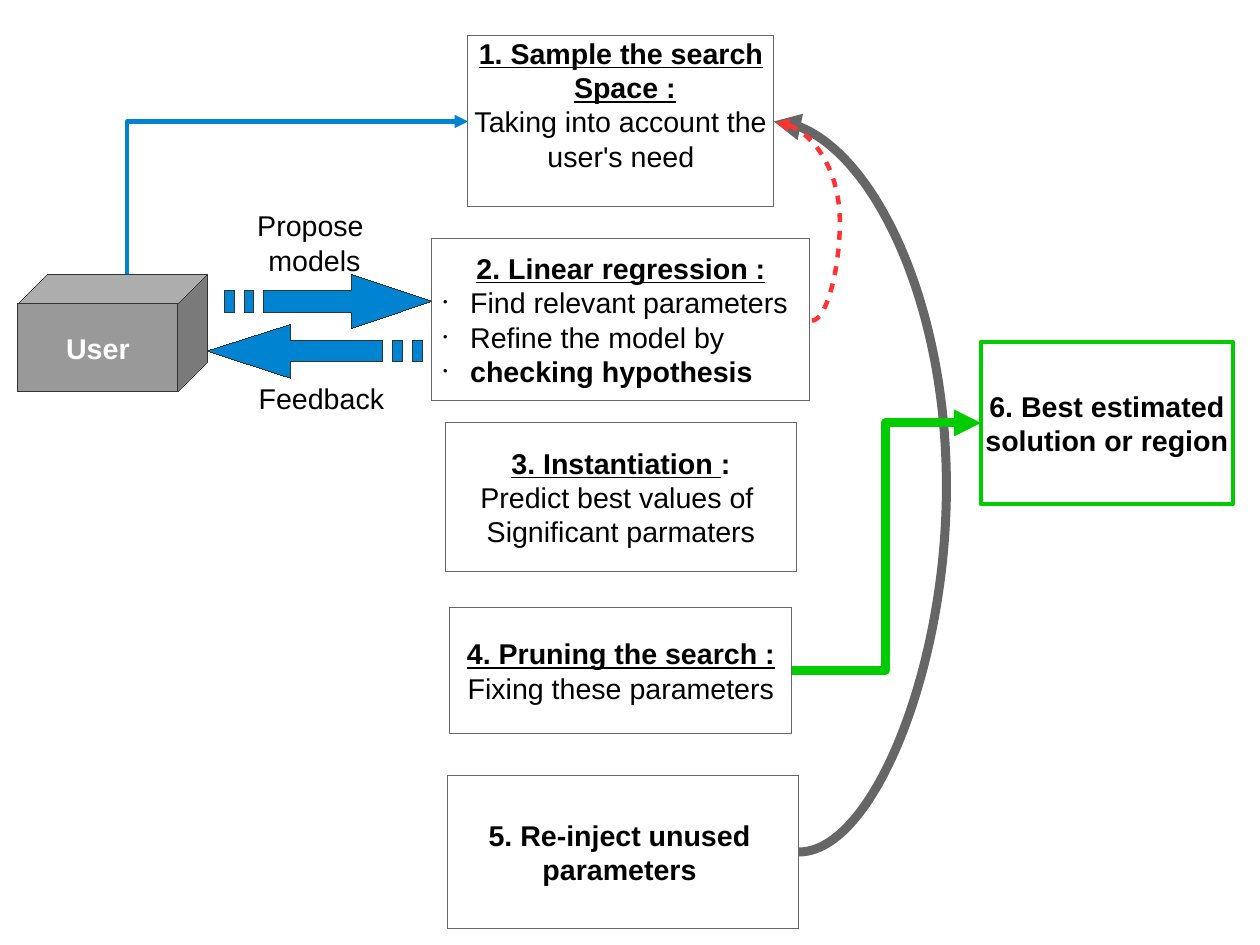
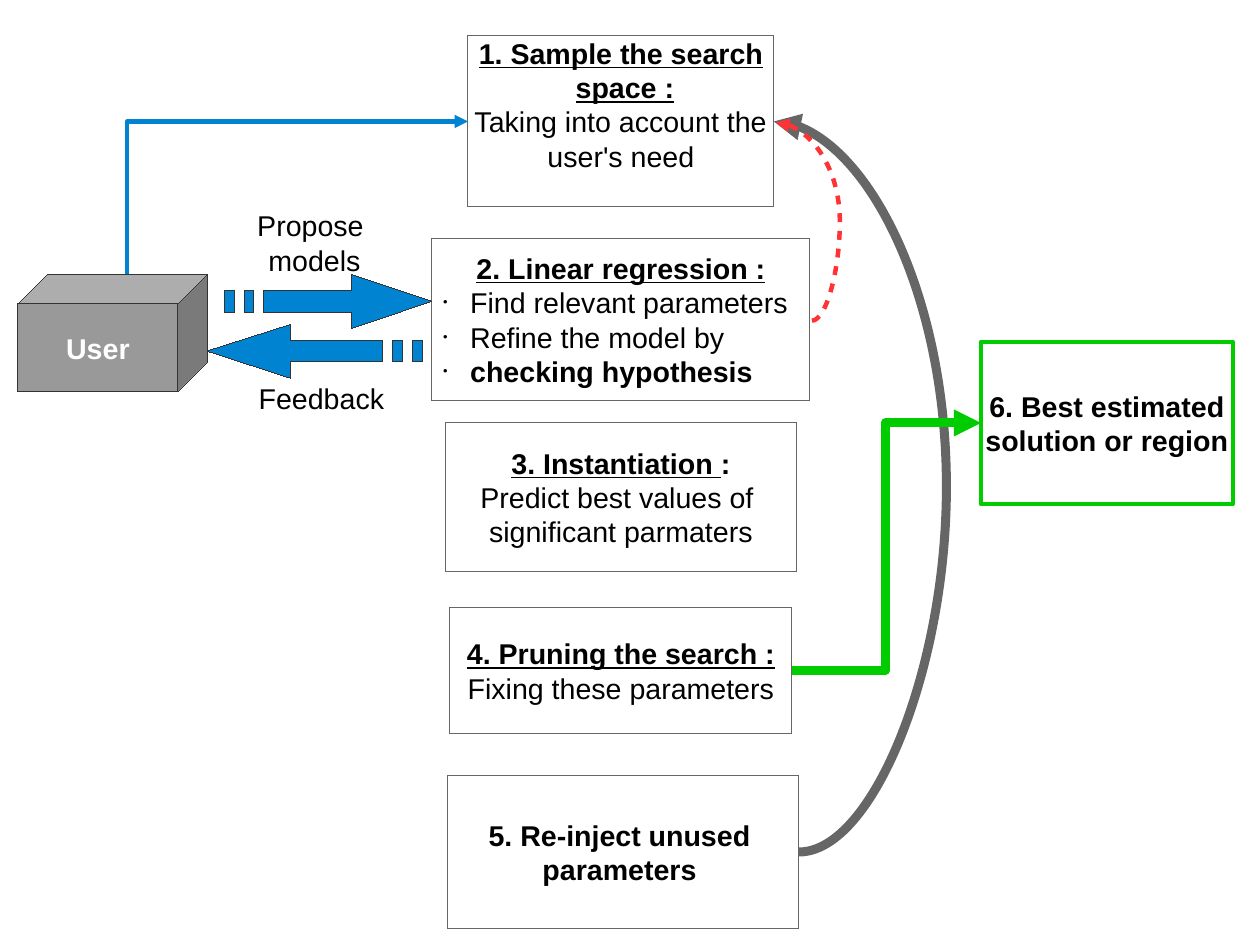
Before and after one commit to swhatelse/M2_internship, a slide deck: slide 1 of org/Presentations/defense/model/process.odp. Drawn at 1260x945 pixels with LibreOffice and Linux fonts; fonts in the diff are those of the drawing. Boxes give left, top, right and bottom in pixels: in the first picture for what was removed or moved away, otherwise in the second. Text is boxed around its words. In the diff, an @@ line names an element or a change of style, - is before the commit and + after.

```diff
--- a/org/Presentations/defense/model/process.odp
+++ b/org/Presentations/defense/model/process.odp
@@ text in rectangle at box(576, 82, 657, 104): text changed @@
-Space :
+space :
@@ text in rectangle at box(489, 521, 753, 548): text changed @@
-Significant parmaters
+significant parmaters
```
Also in this commit, not shown: 3 other files.
